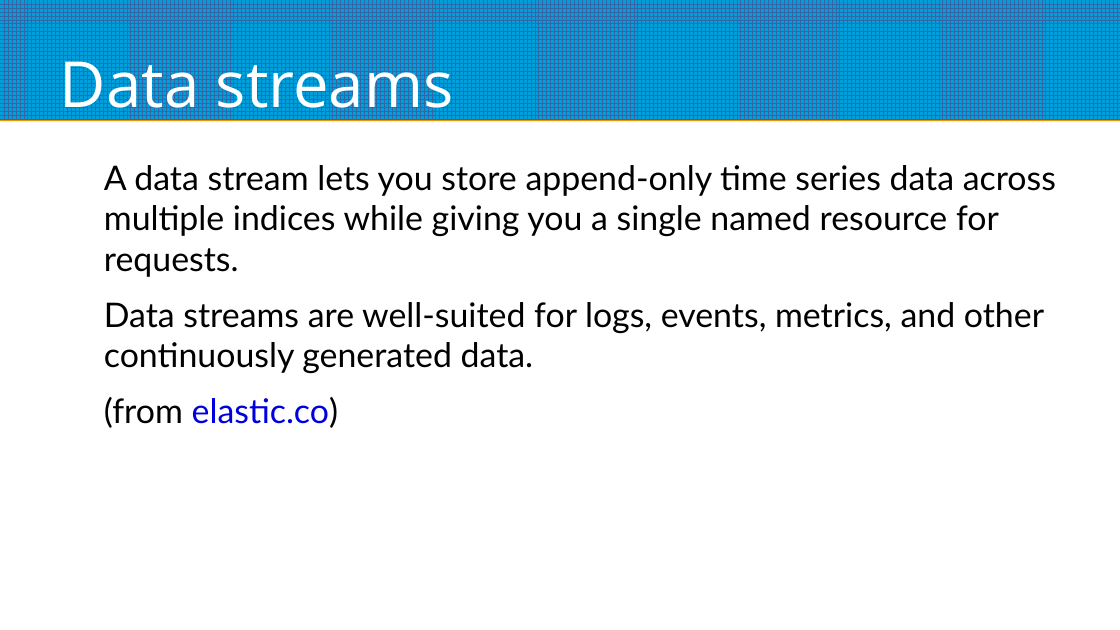
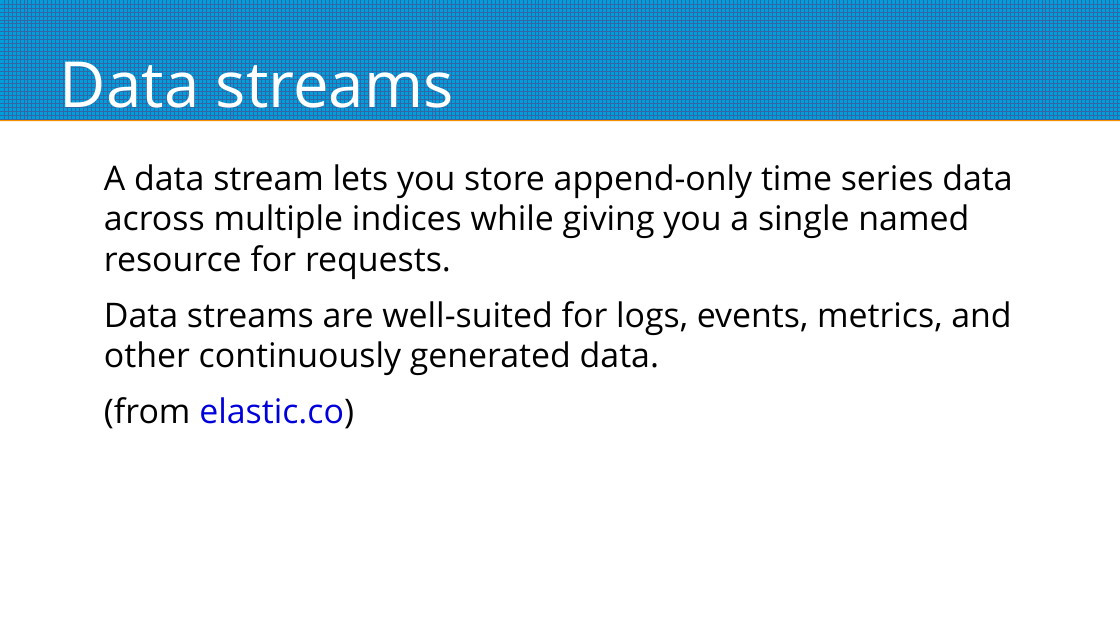
Before and after one commit to ilius/presentations, a slide deck: slide 15 of 2024-02-15/elk-slide-v5.odp. Drawn at 1120x630 pixels with LibreOffice and Linux fonts; fonts in the diff are those of the drawing. Boxes give left, top, right and bottom in pixels: in the first picture for what was removed or moved away, otherwise in the second. Text is boxed around its words. In the diff, an @@ line names an element or a change of style, - is before the commit and + after.

```diff
--- a/2024-02-15/elk-slide-v5.odp
+++ b/2024-02-15/elk-slide-v5.odp
@@ text "A data stream lets you ..." at [104,164,1012,429]: font Lato to Open Sans @@
```
Also in this commit, not shown: 2 other slides changed, 1 slide added, 1 slide removed, 1 other file.
